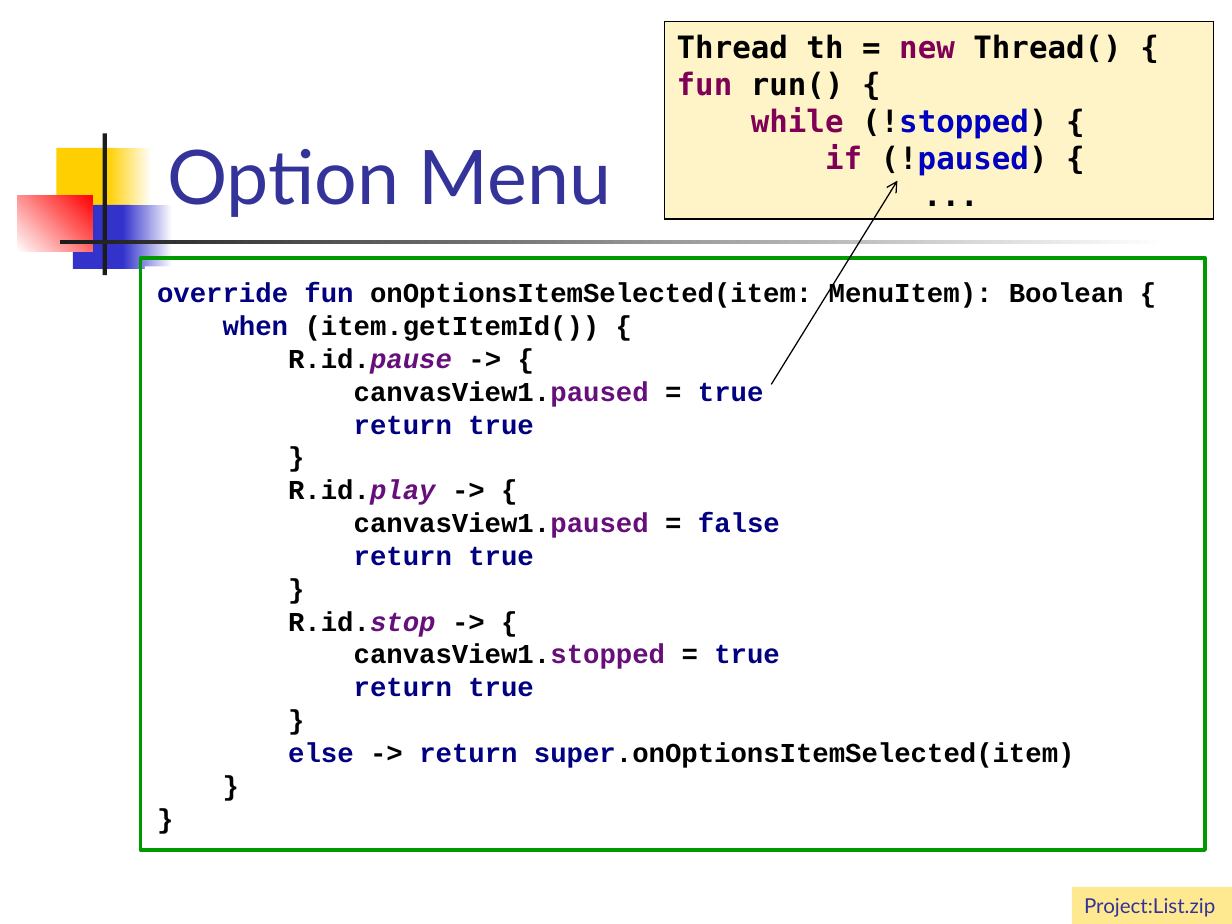
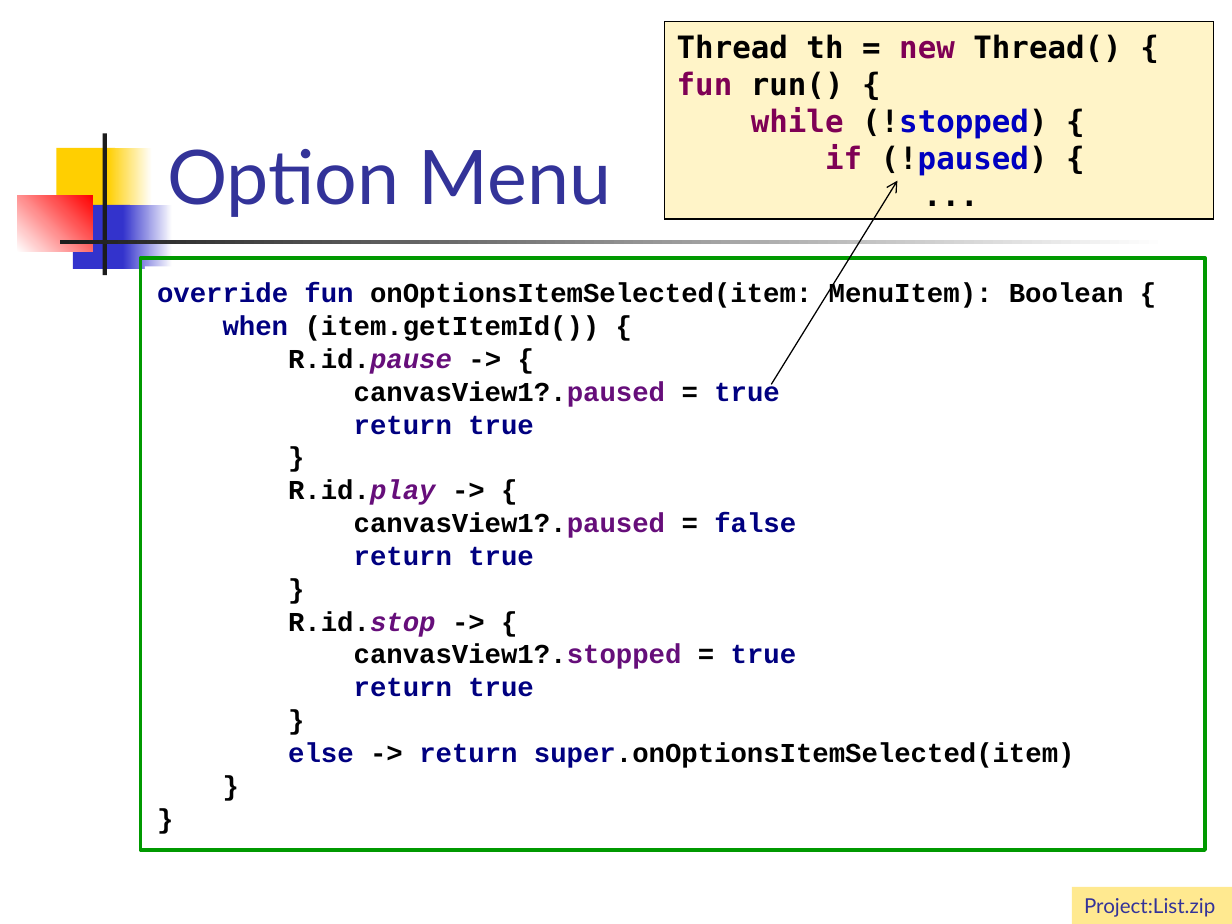
Before and after one commit to vmandro/Prednasky, a slide deck: slide 26 of 06/06_Android.ppt (slide 25 before the commit). Drawn at 1232x924 pixels with LibreOffice and Linux fonts; fonts in the diff are those of the drawing. Boxes give left, top, right and bottom in pixels: in the first picture for what was removed or moved away, otherwise in the second. Text is boxed around its words. In the diff, an @@ line names an element or a change of style, - is before the commit and + after.

```diff
--- a/06/06_Android.ppt
+++ b/06/06_Android.ppt
@@ text at (157, 283, 1124, 768): text changed @@
-override fun onOptionsItemSelected(item: MenuItem): Boolean {
-when (item.getItemId()) {
-R.id.pause -> {
-canvasView1.paused = true
-return true
-}
-R.id.play -> {
-canvasView1.paused = false
-return true
-}
-R.id.stop -> {
-canvasView1.stopped = true
-return true
-}
-else -> return super.onOptionsItemSelected(item)
-}
-}
+override fun onOptionsItemSelected(item: MenuItem): Boolean {
+when (item.getItemId()) {
+R.id.pause -> {
+canvasView1?.paused = true
+return true
+}
+R.id.play -> {
+canvasView1?.paused = false
+return true
+}
+R.id.stop -> {
+canvasView1?.stopped = true
+return true
+}
+else -> return super.onOptionsItemSelected(item)
+}
+}
```
Also in this commit, not shown: 29 other slides changed, 1 slide added, 1 slide removed, 1 other file.
